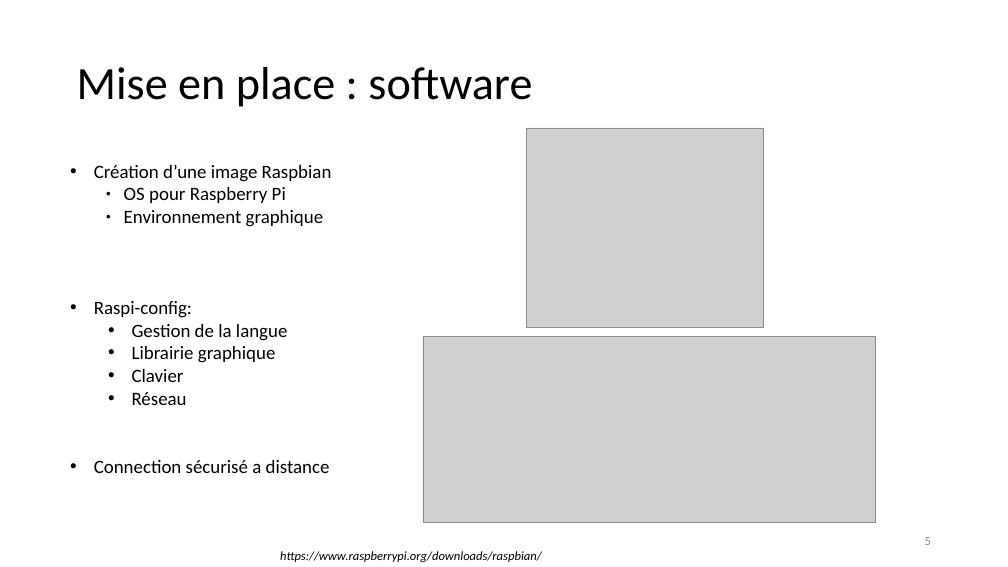
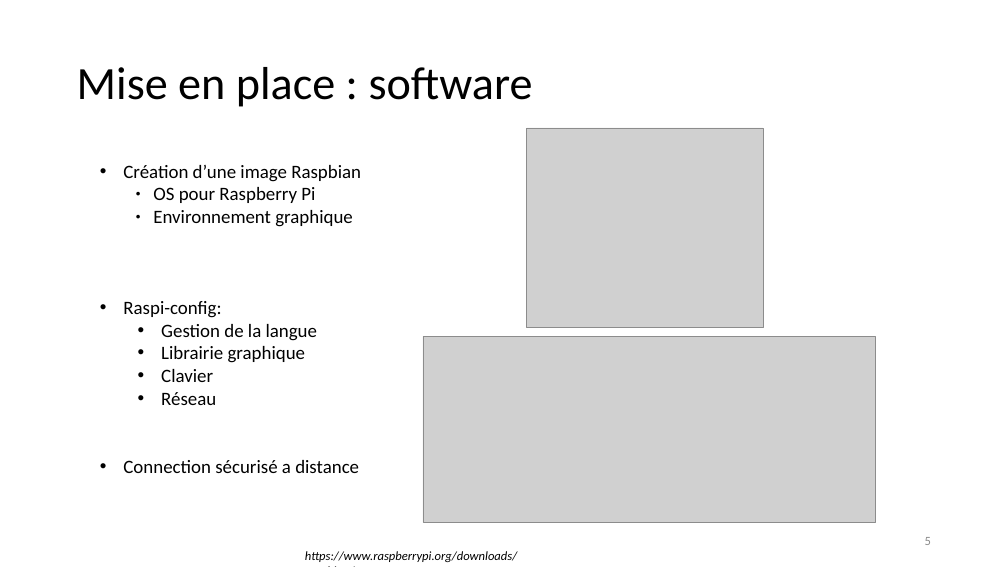
Before and after one commit to jeromelane/WeatherCheckingRpi, a slide deck: slide 5 of weathercheckingrpi/doc/Presentations/projet_meteo_JL_KG_23042019v3.pptx. Drawn at 1008x567 pixels with LibreOffice and Linux fonts; fonts in the diff are those of the drawing; grey boxes stand for pictures. Boxes give left, top, right and bottom in pixels: in the first picture for what was removed or moved away, otherwise in the second. Text is boxed around its words. In the diff, an @@ line names an element or a change of style, - is before the commit and + after.

```diff
--- a/weathercheckingrpi/doc/Presentations/projet_meteo_JL_KG_23042019v3.pptx
+++ b/weathercheckingrpi/doc/Presentations/projet_meteo_JL_KG_23042019v3.pptx
@@ text "Création d’une image Raspbian": place and size @@
-text "Création d’une image Raspbian" at bbox=[94, 165, 332, 473]
+text "Création d’une image Raspbian" at bbox=[123, 165, 361, 473]
@@ text "https://www.raspberrypi.org/downloads/raspbian/" rewrapped from bbox=[280, 551, 542, 562] to bbox=[305, 551, 517, 562] @@
```
Also in this commit, not shown: 14 other slides changed, 9 other files.
